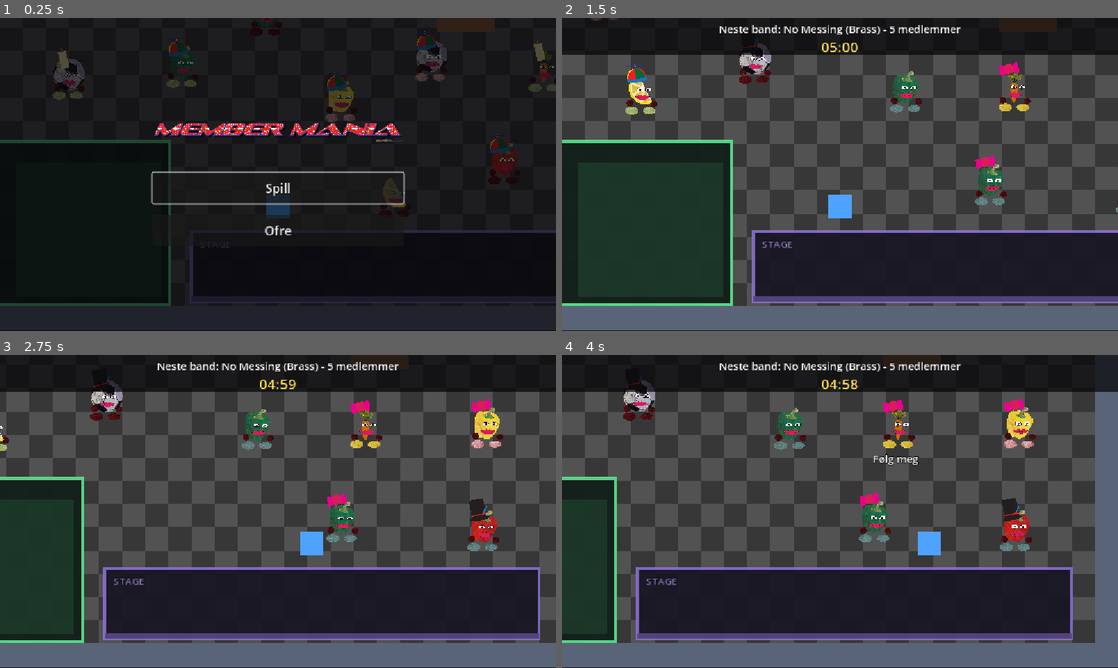
Above: before the commit, frames 1-4 (two rows, left to right).
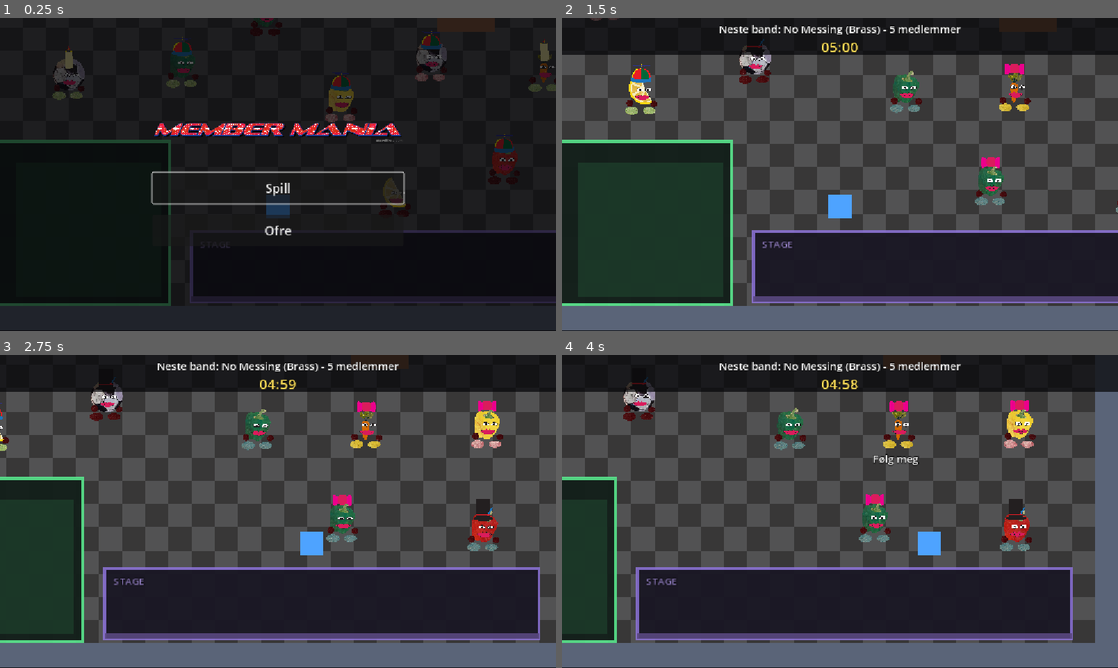
Above: after the commit, the same moments.

Repository: hexahigh/cool-game-project
Game: Godot game, scene res://scenes/main_menu.tscn
The game is run twice, just before and just after one commit, with the same random seed, the same clock (stepped at 60 frames per second) and the same inputs.
Inputs (mouse positions are in pixels of both pictures, inside the frame that each line leads up to):
- Up to frame 1 (0.25 s): no input
- Up to frame 2 (1.5 s): click "Spill" at 0.5 s; click "Start" at 1.25 s
- Up to frame 3 (2.75 s): tap Enter at 2 s; move the mouse to (400, 495) at 2.02 s; hold D (move_right) from 2.03 s (still down); click (400, 495) at 2.17 s
- Up to frame 4 (4 s): release D (move_right) at 2.75 s; drag from (728, 527) to (812, 574) at 2.77 s; move the mouse to (895, 442) at 3.52 s; hold D (move_right) from 3.53 s (still down)

The runs differ from the first frame. In frame 1, 0.7% of the frame differs, in the area x 10-99%, y 3-44%; in frame 2, 0.4%; in frame 3, 0.5%; in frame 4, 0.5%.

Commit message:
bgirl freezee!!

Diff:
--- a/entities/band_member.tscn
+++ b/entities/band_member.tscn
@@ -172,6 +172,61 @@
 tracks/14/keys = {
 "handle_modes": PackedInt32Array(0),
 "points": PackedFloat32Array(-17.000002, -0.25, 0, 0.25, 0),
+"times": PackedFloat32Array(0)
+}
+tracks/15/type = "bezier"
+tracks/15/imported = false
+tracks/15/enabled = true
+tracks/15/path = NodePath("body/accessory:position:x")
+tracks/15/interp = 1
+tracks/15/loop_wrap = true
+tracks/15/keys = {
+"handle_modes": PackedInt32Array(0),
+"points": PackedFloat32Array(155.55554, -0.25, 0, 0.25, 0),
+"times": PackedFloat32Array(0)
+}
+tracks/16/type = "bezier"
+tracks/16/imported = false
+tracks/16/enabled = true
+tracks/16/path = NodePath("body/accessory:position:y")
+tracks/16/interp = 1
+tracks/16/loop_wrap = true
+tracks/16/keys = {
+"handle_modes": PackedInt32Array(0),
+"points": PackedFloat32Array(-600, -0.25, 0, 0.25, 0),
+"times": PackedFloat32Array(0)
+}
+tracks/17/type = "bezier"
+tracks/17/imported = false
+tracks/17/enabled = true
+tracks/17/path = NodePath("body/accessory:rotation")
+tracks/17/interp = 1
+tracks/17/loop_wrap = true
+tracks/17/keys = {
+"handle_modes": PackedInt32Array(0),
+"points": PackedFloat32Array(0, -0.25, 0, 0.25, 0),
+"times": PackedFloat32Array(0)
+}
+tracks/18/type = "bezier"
+tracks/18/imported = false
+tracks/18/enabled = true
+tracks/18/path = NodePath("body/eyes:position:x")
+tracks/18/interp = 1
+tracks/18/loop_wrap = true
+tracks/18/keys = {
+"handle_modes": PackedInt32Array(0),
+"points": PackedFloat32Array(244.44446, -0.25, 0, 0.25, 0),
+"times": PackedFloat32Array(0)
+}
+tracks/19/type = "bezier"
+tracks/19/imported = false
+tracks/19/enabled = true
+tracks/19/path = NodePath("body/eyes:position:y")
+tracks/19/interp = 1
+tracks/19/loop_wrap = true
+tracks/19/keys = {
+"handle_modes": PackedInt32Array(0),
+"points": PackedFloat32Array(-333.33337, -0.25, 0, 0.25, 0),
 "times": PackedFloat32Array(0)
 }
 
@@ -455,6 +510,231 @@
 "times": PackedFloat32Array(0, 0.9500152, 1.6686614, 3)
 }
 
+[sub_resource type="Animation" id="Animation_14hr0"]
+resource_name = "bgirl_freeze"
+length = 2.5000000000000004
+loop_mode = 1
+tracks/0/type = "bezier"
+tracks/0/imported = false
+tracks/0/enabled = true
+tracks/0/path = NodePath("body:position:x")
+tracks/0/interp = 1
+tracks/0/loop_wrap = true
+tracks/0/keys = {
+"handle_modes": PackedInt32Array(0, 0, 2, 2, 0, 0, 0),
+"points": PackedFloat32Array(-8.000001, -0.25, 0, 0.25, 0, -8, -0.016300183, -1.5894574e-07, 0, 0, -8, -0.06376178, 0, 0, 0, -1.9999998, -0.023689598, -1, 0, 0, -1.9999998, -0.023689598, -1, 0, 0, -8, -0.016300183, -1.5894574e-07, 0, 0, -8.000001, -0.25, 0, 0.25, 0),
+"times": PackedFloat32Array(0, 0.33333334, 0.715904, 0.8580416, 1.8149481, 2.1966736, 2.5)
+}
+tracks/1/type = "bezier"
+tracks/1/imported = false
+tracks/1/enabled = true
+tracks/1/path = NodePath("body:position:y")
+tracks/1/interp = 1
+tracks/1/loop_wrap = true
+tracks/1/keys = {
+"handle_modes": PackedInt32Array(0, 0, 2, 2, 0, 0, 0),
+"points": PackedFloat32Array(-13.999996, -0.25, 0, 0.25, 0, -5.9250345, -0.016300183, -1.345827, 0, 0, -15.800087, -0.06376178, 1.6458422, 0, 0, -11.850066, -0.023689598, -0.6583368, 0, 0, -11.850066, -0.023689598, -0.6583368, 0, 0, -5.9250345, -0.016300183, -1.345827, 0, 0, -13.999996, -0.25, 0, 0.25, 0),
+"times": PackedFloat32Array(0, 0.33333334, 0.715904, 0.8580416, 1.8149481, 2.1966736, 2.5)
+}
+tracks/2/type = "bezier"
+tracks/2/imported = false
+tracks/2/enabled = true
+tracks/2/path = NodePath("right_foot:position:x")
+tracks/2/interp = 1
+tracks/2/loop_wrap = true
+tracks/2/keys = {
+"handle_modes": PackedInt32Array(0, 0, 2, 2, 2, 0, 0, 0),
+"points": PackedFloat32Array(2.9999995, -0.25, 0, 0.25, 0, 2.9999995, -0.25, 0, 0.25, 0, -4.73, -0.14322427, 1.2883333, 0, 0, -14, -0.073075764, 1.5450002, 0, 0, -11.000001, -0.046855927, -0.49999985, 0, 0, -4.73, -0.14322427, 1.2883333, 0, 0, 2.9999995, -0.25, 0, 0.25, 0, 2.9999995, -0.25, 0, 0.25, 0),
+"times": PackedFloat32Array(0, 0.5672463, 0.8593456, 1.2978002, 1.5789357, 1.816252, 1.970557, 2.5)
+}
+tracks/3/type = "bezier"
+tracks/3/imported = false
+tracks/3/enabled = true
+tracks/3/path = NodePath("right_foot:position:y")
+tracks/3/interp = 1
+tracks/3/loop_wrap = true
+tracks/3/keys = {
+"handle_modes": PackedInt32Array(0, 0, 2, 2, 2, 0, 0, 0),
+"points": PackedFloat32Array(-3.0000002, -0.25, 0, 0.25, 0, -3.0000002, -0.25, 0, 0.25, 0, -33.465, -0.14322427, 5.0775, 0, 0, -31.600174, -0.073075764, -0.31080437, 0, 0, -32.587685, -0.046855927, 0.16458511, 0, 0, -33.465, -0.14322427, 5.0775, 0, 0, -3.0000002, -0.25, 0, 0.25, 0, -3.0000002, -0.25, 0, 0.25, 0),
+"times": PackedFloat32Array(0, 0.5672463, 0.8593456, 1.2978002, 1.5789357, 1.816252, 1.970557, 2.5)
+}
+tracks/4/type = "bezier"
+tracks/4/imported = false
+tracks/4/enabled = true
+tracks/4/path = NodePath("right_hand:position:x")
+tracks/4/interp = 1
+tracks/4/loop_wrap = true
+tracks/4/keys = {
+"handle_modes": PackedInt32Array(0, 2, 2, 2, 0, 0, 0, 0),
+"points": PackedFloat32Array(16.566572, -0.25, 0, 0.25, 0, 12.000002, -0.055637956, 0.76109505, 0, 0, 14.000001, -0.03868576, -0.3333332, 0, 0, 16.57, -0.04868322, -0.42833313, 0, 0, 16.57, -0.04868322, -0.42833313, 0, 0, 14.000001, -0.03868576, -0.3333332, 0, 0, 12.000002, -0.055637956, 0.76109505, 0, 0, 16.566572, -0.25, 0, 0.25, 0),
+"times": PackedFloat32Array(0, 0.33382773, 0.5659423, 0.8580416, 1.8149481, 1.9692528, 2.197168, 2.5)
+}
+tracks/5/type = "bezier"
+tracks/5/imported = false
+tracks/5/enabled = true
+tracks/5/path = NodePath("right_hand:position:y")
+tracks/5/interp = 1
+tracks/5/loop_wrap = true
+tracks/5/keys = {
+"handle_modes": PackedInt32Array(0, 2, 2, 2, 0, 0, 0, 0),
+"points": PackedFloat32Array(-10.2627325, -0.25, 0, 0.25, 0, -9.875054, -0.055637956, -0.06461302, 0, 0, -14.812584, -0.03868576, 0.82292163, 0, 0, 16.022, -0.04868322, -5.139097, 0, 0, 16.022, -0.04868322, -5.139097, 0, 0, -14.812584, -0.03868576, 0.82292163, 0, 0, -9.875054, -0.055637956, -0.06461302, 0, 0, -10.2627325, -0.25, 0, 0.25, 0),
+"times": PackedFloat32Array(0, 0.33382773, 0.5659423, 0.8580416, 1.8149481, 1.9692528, 2.197168, 2.5)
+}
+tracks/6/type = "bezier"
+tracks/6/imported = false
+tracks/6/enabled = true
+tracks/6/path = NodePath("left_foot:position:x")
+tracks/6/interp = 1
+tracks/6/loop_wrap = true
+tracks/6/keys = {
+"handle_modes": PackedInt32Array(0, 0, 2, 2, 2, 0, 0, 0),
+"points": PackedFloat32Array(-6.9999995, -0.25, 0, 0.25, 0, -6.9999995, -0.25, 0, 0.25, 0, -12, -0.14235494, 0.83333343, 0, 0, -12, -0.073945105, 0, 0, 0, -13, -0.046855927, 0.16666667, 0, 0, -12, -0.14235494, 0.83333343, 0, 0, -6.9999995, -0.25, 0, 0.25, 0, -6.9999995, -0.25, 0, 0.25, 0),
+"times": PackedFloat32Array(0, 0.5672463, 0.85412955, 1.2978002, 1.5789357, 1.811036, 1.970557, 2.5)
+}
+tracks/7/type = "bezier"
+tracks/7/imported = false
+tracks/7/enabled = true
+tracks/7/path = NodePath("left_foot:position:y")
+tracks/7/interp = 1
+tracks/7/loop_wrap = true
+tracks/7/keys = {
+"handle_modes": PackedInt32Array(0, 0, 2, 2, 2, 0, 0, 0),
+"points": PackedFloat32Array(-2, -0.25, 0, 0.25, 0, -2, -0.25, 0, 0.25, 0, -22.712627, -0.14235494, 3.4521048, 0, 0, -22.712627, -0.073945105, 0, 0, 0, -17.775099, -0.046855927, -0.8229214, 0, 0, -22.712627, -0.14235494, 3.4521048, 0, 0, -2, -0.25, 0, 0.25, 0, -2, -0.25, 0, 0.25, 0),
+"times": PackedFloat32Array(0, 0.5672463, 0.85412955, 1.2978002, 1.5789357, 1.811036, 1.970557, 2.5)
+}
+tracks/8/type = "bezier"
+tracks/8/imported = false
+tracks/8/enabled = true
+tracks/8/path = NodePath("left_hand:position:x")
+tracks/8/interp = 1
+tracks/8/loop_wrap = true
+tracks/8/keys = {
+"handle_modes": PackedInt32Array(0, 2, 2, 2, 0, 0, 0, 0),
+"points": PackedFloat32Array(-17.000027, -0.25, 0, 0.25, 0, -13, -0.055637956, -0.66667116, 0, 0, -19, -0.03868576, 1.0000001, 0, 0, 7.000002, -0.04868322, -4.333334, 0, 0, 7.000002, -0.04868322, -4.333334, 0, 0, -19, -0.03868576, 1.0000001, 0, 0, -13, -0.055637956, -0.66667116, 0, 0, -17.000027, -0.25, 0, 0.25, 0),
+"times": PackedFloat32Array(0, 0.33382773, 0.5659423, 0.8580416, 1.8149481, 1.9692528, 2.197168, 2.5)
+}
+tracks/9/type = "bezier"
+tracks/9/imported = false
+tracks/9/enabled = true
+tracks/9/path = NodePath("left_hand:position:y")
+tracks/9/interp = 1
+tracks/9/loop_wrap = true
+tracks/9/keys = {
+"handle_modes": PackedInt32Array(0, 2, 2, 2, 0, 0, 0, 0),
+"points": PackedFloat32Array(-11.205884, -0.25, 0, 0.25, 0, -8.887549, -0.055637956, -0.3863891, 0, 0, -15.800089, -0.03868576, 1.15209, 0, 0, 15.800093, -0.04868322, -5.2666974, 0, 0, 15.800093, -0.04868322, -5.2666974, 0, 0, -15.800089, -0.03868576, 1.15209, 0, 0, -8.887549, -0.055637956, -0.3863891, 0, 0, -11.205884, -0.25, 0, 0.25, 0),
+"times": PackedFloat32Array(0, 0.33382773, 0.5659423, 0.8580416, 1.8149481, 1.9692528, 2.197168, 2.5)
+}
+tracks/10/type = "bezier"
+tracks/10/imported = false
+tracks/10/enabled = true
+tracks/10/path = NodePath("body:rotation")
+tracks/10/interp = 1
+tracks/10/loop_wrap = true
+tracks/10/keys = {
+"handle_modes": PackedInt32Array(0, 2, 0, 2, 2, 0, 0, 0, 0),
+"points": PackedFloat32Array(0, -0.25, 0, 0.25, 0, 0.18151425, -0.05585529, -0.030252377, 0, 0, 0, -0.062158026, 0.030252377, 0, 0, 1.6388642, -0.04856249, -0.27314404, 0, 0, 1.3770648, -0.07601729, 0.043633223, 0, 0, 1.6388642, -0.04856249, -0.27314404, 0, 0, 0, -0.062158026, 0.030252377, 0, 0, 0.18151425, -0.05585529, -0.030252377, 0, 0, 0, -0.25, 0, 0.25, 0),
+"times": PackedFloat32Array(0, 0.33513173, 0.56666666, 0.8580416, 1.3141453, 1.8149481, 1.9699773, 2.198472, 2.5)
+}
+tracks/11/type = "bezier"
+tracks/11/imported = false
+tracks/11/enabled = true
+tracks/11/path = NodePath("right_foot:rotation")
+tracks/11/interp = 1
+tracks/11/loop_wrap = true
+tracks/11/keys = {
+"handle_modes": PackedInt32Array(0, 0, 2, 2, 2, 0, 0, 0),
+"points": PackedFloat32Array(0, -0.25, 0, 0.25, 0, 0, -0.25, 0, 0.25, 0, 0.82728606, -0.049117886, -0.13788103, 0, 0, 0.49741885, -0.073075764, 0.054977868, 0, 0, 0.99309236, -0.046855927, -0.08261225, 0, 0, 0.82728606, -0.049117886, -0.13788103, 0, 0, 0, -0.25, 0, 0.25, 0, 0, -0.25, 0, 0.25, 0),
+"times": PackedFloat32Array(0, 0.5646383, 0.8593456, 1.2978002, 1.5789357, 1.816252, 1.9679489, 2.5)
+}
+tracks/12/type = "bezier"
+tracks/12/imported = false
+tracks/12/enabled = true
+tracks/12/path = NodePath("left_foot:rotation")
+tracks/12/interp = 1
+tracks/12/loop_wrap = true
+tracks/12/keys = {
+"handle_modes": PackedInt32Array(0, 0, 2, 2, 2, 0, 0, 0),
+"points": PackedFloat32Array(0, -0.25, 0, 0.25, 0, 0, -0.25, 0, 0.25, 0, 0.99309236, -0.04824854, -0.16551541, 0, 0, -0.3298672, -0.073945105, 0.22049326, 0, 0, 0.33161256, -0.046855927, -0.11024663, 0, 0, 0.99309236, -0.04824854, -0.16551541, 0, 0, 0, -0.25, 0, 0.25, 0, 0, -0.25, 0, 0.25, 0),
+"times": PackedFloat32Array(0, 0.5646383, 0.85412955, 1.2978002, 1.5789357, 1.811036, 1.9679489, 2.5)
+}
+tracks/13/type = "bezier"
+tracks/13/imported = false
+tracks/13/enabled = true
+tracks/13/path = NodePath("body/accessory:position:x")
+tracks/13/interp = 1
+tracks/13/loop_wrap = true
+tracks/13/keys = {
+"handle_modes": PackedInt32Array(0, 2, 0, 2, 0, 0, 0, 0),
+"points": PackedFloat32Array(155.55554, -0.25, 0, 0.25, 0, 167.236, -0.05339396, -1.9467417, 0, 0, 167.236, -0.05339396, -1.9467417, 0, 0, 481.64975, -0.056118153, -52.402294, 0, 0, 433.95993, -0.17097211, 7.948303, 0, 0, 155.55554, -0.25, 0, 0.25, 0, 167.236, -0.05339396, -1.9467417, 0, 0, 155.55554, -0.25, 0, 0.25, 0),
+"times": PackedFloat32Array(0, 0.32036376, 0.6374585, 0.9741674, 1.8333334, 2, 2.1837041, 2.5)
+}
+tracks/14/type = "bezier"
+tracks/14/imported = false
+tracks/14/enabled = true
+tracks/14/path = NodePath("body/accessory:position:y")
+tracks/14/interp = 1
+tracks/14/loop_wrap = true
+tracks/14/keys = {
+"handle_modes": PackedInt32Array(0, 2, 0, 2, 0, 0, 0, 0),
+"points": PackedFloat32Array(-600, -0.25, 0, 0.25, 0, -539.54, -0.05339396, -10.076671, 0, 0, -539.54, -0.05339396, -10.076671, 0, 0, -800.68115, -0.056118153, 43.523533, 0, 0, -730.1114, -0.17097211, -11.761627, 0, 0, -600, -0.25, 0, 0.25, 0, -539.54, -0.05339396, -10.076671, 0, 0, -600, -0.25, 0, 0.25, 0),
+"times": PackedFloat32Array(0, 0.32036376, 0.6374585, 0.9741674, 1.8333334, 2, 2.1837041, 2.5)
+}
+tracks/15/type = "bezier"
+tracks/15/imported = false
+tracks/15/enabled = true
+tracks/15/path = NodePath("body/accessory:rotation")
+tracks/15/interp = 1
+tracks/15/loop_wrap = true
+tracks/15/keys = {
+"handle_modes": PackedInt32Array(0, 2, 2, 0, 0, 0, 0),
+"points": PackedFloat32Array(0, -0.25, 0, 0.25, 0, 0.16580628, -0.05339396, -0.02763438, 0, 0, 0.6806784, -0.09916022, -0.085812025, 0, 0, 0.16580628, -0.05339396, -0.02763438, 0, 0, 0, -0.25, 0, 0.25, 0, 0.16580628, -0.05339396, -0.02763438, 0, 0, 0, -0.25, 0, 0.25, 0),
+"times": PackedFloat32Array(0, 0.32036376, 0.91532505, 1.6666666, 2, 2.1837041, 2.5)
+}
+tracks/16/type = "bezier"
+tracks/16/imported = false
+tracks/16/enabled = true
+tracks/16/path = NodePath("body/eyes:position:x")
+tracks/16/interp = 1
+tracks/16/loop_wrap = true
+tracks/16/keys = {
+"handle_modes": PackedInt32Array(0, 0),
+"points": PackedFloat32Array(244.44446, -0.25, 0, 0.25, 0, 244.44446, -0.25, 0, 0.25, 0),
+"times": PackedFloat32Array(0, 2.5)
+}
+tracks/17/type = "bezier"
+tracks/17/imported = false
+tracks/17/enabled = true
+tracks/17/path = NodePath("body/eyes:position:y")
+tracks/17/interp = 1
+tracks/17/loop_wrap = true
+tracks/17/keys = {
+"handle_modes": PackedInt32Array(0, 0),
+"points": PackedFloat32Array(-333.33337, -0.25, 0, 0.25, 0, -333.33337, -0.25, 0, 0.25, 0),
+"times": PackedFloat32Array(0, 2.5)
+}
+tracks/18/type = "bezier"
+tracks/18/imported = false
+tracks/18/enabled = true
+tracks/18/path = NodePath("body/eyes:scale:x")
+tracks/18/interp = 1
+tracks/18/loop_wrap = true
+tracks/18/keys = {
+"handle_modes": PackedInt32Array(0, 2, 2, 0, 0),
+"points": PackedFloat32Array(1, -0.25, 0, 0.25, 0, 1, -0.1138708, 0, 0, 0, 1, -0.094256684, 0, 0, 0, 1, -0.25, 0, 0.25, 0, 1, -0.25, 0, 0.25, 0),
+"times": PackedFloat32Array(0, 0.6832248, 1.2487649, 1.807767, 2.5)
+}
+tracks/19/type = "bezier"
+tracks/19/imported = false
+tracks/19/enabled = true
+tracks/19/path = NodePath("body/eyes:scale:y")
+tracks/19/interp = 1
+tracks/19/loop_wrap = true
+tracks/19/keys = {
+"handle_modes": PackedInt32Array(0, 2, 2, 0, 0),
+"points": PackedFloat32Array(1, -0.25, 0, 0.25, 0, 0.595, -0.1138708, 0.067499995, 0, 0, 0.445, -0.094256684, 0.025000006, 0, 0, 1, -0.25, 0, 0.25, 0, 1, -0.25, 0, 0.25, 0),
+"times": PackedFloat32Array(0, 0.6832248, 1.2487649, 1.807767, 2.5)
+}
+
 [sub_resource type="Animation" id="Animation_gw1md"]
 resource_name = "dancing_1"
 length = 1.5
@@ -1380,6 +1660,7 @@
 _data = {
 &"RESET": SubResource("Animation_amg7d"),
 &"backflip": SubResource("Animation_ne58e"),
+&"bgirl_freeze": SubResource("Animation_14hr0"),
 &"dancing_1": SubResource("Animation_gw1md"),
 &"dancing_2": SubResource("Animation_fo42f"),
 &"idle": SubResource("Animation_jhqwb"),
@@ -1387,7 +1668,7 @@
 }
 
 [node name="BandMember" type="Node2D" unique_id=1355637323]
-rotation = 6.2831855
+scale = Vector2(1, 1.0126526)
 
 [node name="right_foot" type="Sprite2D" parent="." unique_id=1324611511]
 position = Vector2(2.9999995, -3.0000002)
@@ -1402,7 +1683,7 @@
 
 [node name="body" type="Sprite2D" parent="." unique_id=887108495]
 position = Vector2(-8.000001, -13.999996)
-scale = Vector2(0.045, 0.045)
+scale = Vector2(0.045000006, 0.045000006)
 texture = ExtResource("1_qt8wm")
 offset = Vector2(166.57452, -374.29156)
 
@@ -1414,9 +1695,8 @@
 texture = ExtResource("3_amg7d")
 
 [node name="accessory" type="Sprite2D" parent="body" unique_id=644283547]
-position = Vector2(42.80283, -603.02313)
-rotation = -0.1875817
-scale = Vector2(0.6302084, 0.71701396)
+position = Vector2(155.55554, -600)
+scale = Vector2(0.6302083, 0.7170139)
 texture = ExtResource("4_jhqwb")
 offset = Vector2(-1.5258789e-05, -402.90552)
 
